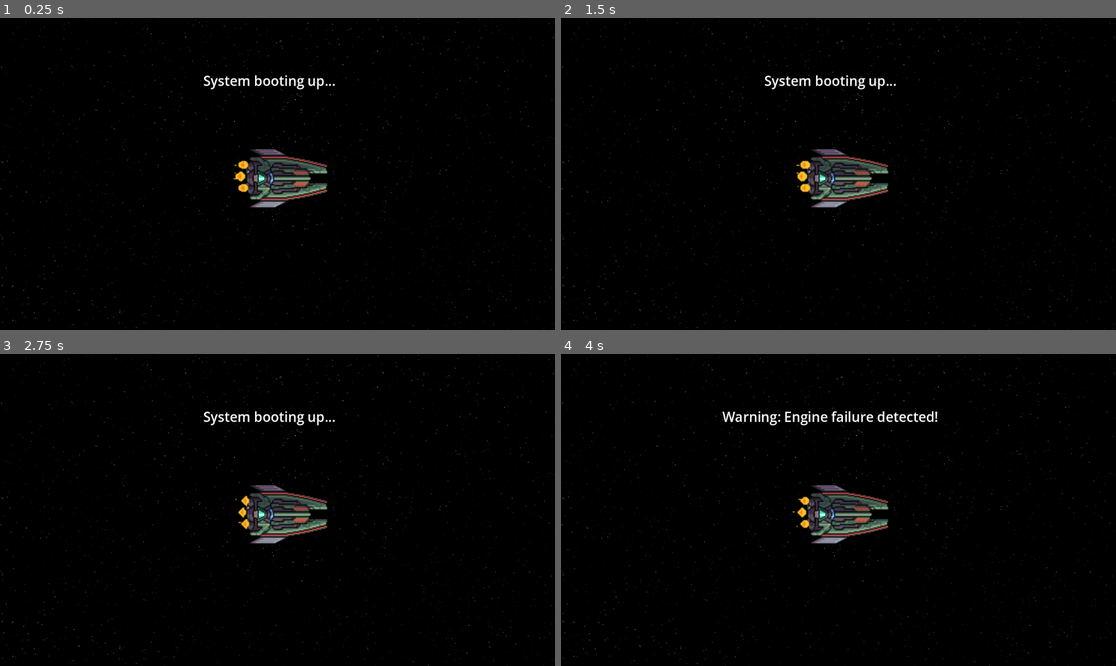
Above: before the commit, frames 1-4 (two rows, left to right).
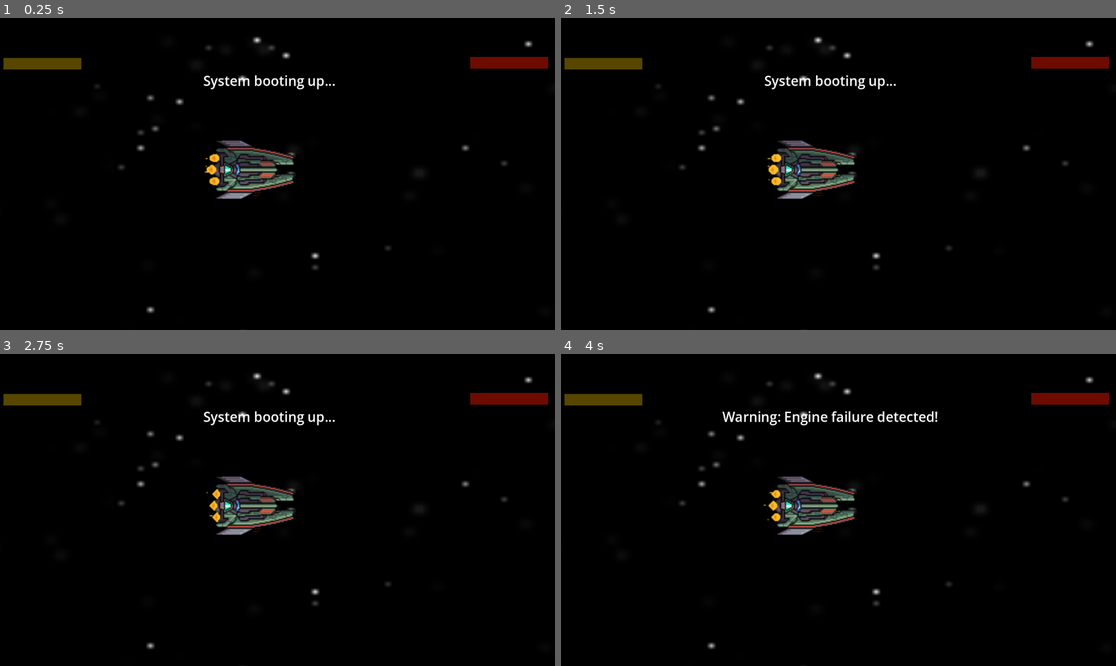
Above: after the commit, the same moments.

Repository: KalinduSE/-Final-Orbit
Game: Godot game, scene res://Scenes/space.tscn
The game is run twice, just before and just after one commit, with the same random seed, the same clock (stepped at 60 frames per second) and the same inputs.
Inputs:
- Up to frame 1 (0.25 s): no input
- Up to frame 2 (1.5 s): tap Enter (ui_accept) at 0.5, 0.77 s; hold Right (ui_right) from 0.53 s (still down)
- Up to frame 3 (2.75 s): tap Enter (ui_accept) at 1.52, 2 s; release Right (ui_right) at 2.03 s; hold Left (ui_left) from 2.03 s (still down)
- Up to frame 4 (4 s): release Left (ui_left) at 2.78 s; hold Right (ui_right) from 2.78 s (still down); tap Enter (ui_accept) at 3.02, 3.77 s

The runs differ from the first frame. In frame 1, 4.5% of the frame differs, in the area x 0-100%, y 0-100%; in frame 2, 4.5%; in frame 3, 4.5%; in frame 4, 4.5%.

Commit message:
Programmed Save The Friend button

Diff:
--- /dev/null
+++ b/final-orbit/Assets/Health Bar/health_bar.gd
@@ -0,0 +1,17 @@
+extends TextureProgressBar
+
+
+@export var character: CharacterBody2D
+
+#@onready var health: Health = character.get_node("Health")
+@onready var health: Health = character.find_children("*", "Health")[0]
+
+
+func _ready() -> void:
+	max_value = health.max_health
+	value = health.health
+	health.health_changed.connect(_update_bar)
+
+
+func _update_bar(_diff: int) -> void:
+	value = health.get_health()
--- /dev/null
+++ b/final-orbit/Assets/Health Bar/health_bar.tscn
@@ -0,0 +1,27 @@
+[gd_scene load_steps=6 format=3 uid="uid://nfmm2esbqed0"]
+
+[ext_resource type="Texture2D" uid="uid://cjxaykaoow7wl" path="res://ui/health_bar.png" id="1_r6xie"]
+[ext_resource type="Script" path="res://ui/health_bar.gd" id="2_w4hkd"]
+
+[sub_resource type="AtlasTexture" id="AtlasTexture_qq3mi"]
+atlas = ExtResource("1_r6xie")
+region = Rect2(0, 24, 72, 24)
+
+[sub_resource type="AtlasTexture" id="AtlasTexture_sql6t"]
+atlas = ExtResource("1_r6xie")
+region = Rect2(0, 0, 0, 24)
+
+[sub_resource type="AtlasTexture" id="AtlasTexture_kfbb5"]
+atlas = ExtResource("1_r6xie")
+region = Rect2(0, 48, 0, 24)
+
+[node name="HealthBar" type="TextureProgressBar"]
+anchors_preset = 15
+anchor_right = 1.0
+anchor_bottom = 1.0
+grow_horizontal = 2
+grow_vertical = 2
+texture_under = SubResource("AtlasTexture_qq3mi")
+texture_over = SubResource("AtlasTexture_sql6t")
+texture_progress = SubResource("AtlasTexture_kfbb5")
+script = ExtResource("2_w4hkd")
--- a/final-orbit/Scenes/space.gd
+++ b/final-orbit/Scenes/space.gd
@@ -1,14 +1,34 @@
 extends Node2D
 
 @onready var player: CharacterBody2D = $player
-@onready var input_blocker =$UI/InputBlocker
+@onready var input_blocker = $UI/InputBlocker
 @onready var choice_screen = $UI/ChoiceScreen
-@onready var dialogue_label: Label =$UI/DialogueLabel
+@onready var dialogue_label: Label = $UI/DialogueLabel
 @onready var timer_label: Label = $UI/TimerLabel
-@onready var decision_timer: Timer =$UI/DecisionTimer
+@onready var decision_timer: Timer = $UI/DecisionTimer
 
+@onready var fuel_bar = $CanvasLayer/FuelBar
+@onready var health_bar = $CanvasLayer/HealthBar
+
+# Fuel & health
+var max_fuel = 100
+var max_health = 100
+var current_fuel = 100
+var current_health = 100
+
+var turning_back = false
+
+# Timer / choice
 var time_left = 10
 var choice_made = false
+
+# Turning / rotation
+var fuel_drain_duration = 2.0
+var fuel_drain_total = max_fuel * 0.15
+var fuel_drain_timer = 0.0
+var rotating_back = false
+var target_angle = 0.0
+var rotation_done = false
 
 func _ready() -> void:
 	player.is_disabled = true
@@ -30,8 +50,15 @@
 	decision_timer.connect("timeout", Callable(self, "_on_timer_tick"))
 	decision_timer.start()
 
-	choice_screen.get_node("%Save your friend").connect("pressed", Callable(self, "_on_save_your_friend_pressed"))
-	choice_screen.get_node("%Save the Earth").connect("pressed", Callable(self, "_on_save_the_earth_pressed"))
+	choice_screen.get_node("SaveYourFriend").connect("pressed", Callable(self, "_on_save_your_friend_pressed"))
+	choice_screen.get_node("SaveTheEarth").connect("pressed", Callable(self, "_on_save_the_earth_pressed"))
+
+	fuel_bar.max_value = max_fuel
+	health_bar.max_value = max_health
+
+	fuel_bar.value = current_fuel
+	health_bar.value = current_health
+
 
 func _on_timer_tick() -> void:
 	time_left -= 1
@@ -44,11 +71,26 @@
 		print("Time's up! Game Over.")
 		_fail_game()
 
+
 func _on_save_your_friend_pressed() -> void:
+	if rotation_done:
+		return  # prevent multiple rotations
+
 	choice_made = true
-	decision_timer.stop()
+	fuel_drain_timer = 0.0
 	print("Save your friend pressed")
-	# Add your save friend logic here
+
+	# Set target rotation 180° from current rotation
+	target_angle = player.rotation + deg_to_rad(180)
+	turning_back = true
+	rotating_back = true
+	rotation_done = true  # ensures rotation happens only once
+
+	# Reduce fuel by half immediately
+	current_fuel /= 2
+	fuel_bar.value = current_fuel
+	print("Save your friend pressed - ship will rotate 180° and fuel reduced.")
+
 
 func _on_save_the_earth_pressed() -> void:
 	choice_made = true
@@ -56,6 +98,23 @@
 	print("Save the Earth pressed")
 	# Add your save the Earth logic here
 
+
 func _fail_game() -> void:
 	print("Game Over logic triggered.")
 	# Add your game-over handling here (e.g., go to game over scene)
+
+
+func _process(delta):
+	if turning_back:
+		fuel_drain_timer += delta
+		var progress = fuel_drain_timer / fuel_drain_duration
+		if progress >= 1.0:
+			progress = 1.0
+			turning_back = false
+
+		# Rotate player smoothly (0° to 90°)
+		$player.rotation = deg_to_rad(180) * progress
+
+		# Reduce fuel slowly up to 15%
+		current_fuel = max_fuel - fuel_drain_total * progress
+		fuel_bar.value = current_fuel
--- a/final-orbit/Scenes/space.tscn
+++ b/final-orbit/Scenes/space.tscn
@@ -65,18 +65,23 @@
 [sub_resource type="RectangleShape2D" id="RectangleShape2D_va77k"]
 size = Vector2(1152, 20)
 
-[sub_resource type="GDScript" id="GDScript_kqa63"]
-script/source = "extends Button
-"
+[sub_resource type="StyleBoxFlat" id="StyleBoxFlat_kqa63"]
 
-[node name="Space" type="Node2D" node_paths=PackedStringArray("player")]
+[sub_resource type="StyleBoxFlat" id="StyleBoxFlat_0b4c6"]
+bg_color = Color(0.34156835, 0.27470312, 0, 1)
+
+[sub_resource type="StyleBoxFlat" id="StyleBoxFlat_sg02i"]
+
+[sub_resource type="StyleBoxFlat" id="StyleBoxFlat_4qykp"]
+bg_color = Color(0.43110743, 0.042076625, 0, 1)
+
+[node name="Space" type="Node2D"]
 script = ExtResource("1_uqc4w")
-player = NodePath("player")
 metadata/_edit_horizontal_guides_ = [39.0]
 
 [node name="background" type="Sprite2D" parent="."]
-position = Vector2(625, 175.5)
-scale = Vector2(1.2324219, 1.1103516)
+position = Vector2(599, 170.00002)
+scale = Vector2(10.058, 8)
 texture = ExtResource("1_p3ued")
 
 [node name="Spaceman" type="AnimatedSprite2D" parent="."]
@@ -91,7 +96,7 @@
 format = 2
 
 [node name="player" parent="." instance=ExtResource("1_0ll74")]
-position = Vector2(109, 15)
+position = Vector2(513, 315)
 
 [node name="Invisiblewall" type="TileMap" parent="."]
 visible = false
@@ -133,7 +138,7 @@
 offset_right = 580.0
 offset_bottom = 476.0
 
-[node name="Save your friend" type="Button" parent="UI/ChoiceScreen"]
+[node name="SaveYourFriend" type="Button" parent="UI/ChoiceScreen"]
 layout_mode = 0
 offset_left = -264.0
 offset_top = 44.0
@@ -141,9 +146,8 @@
 offset_bottom = 75.0
 scale = Vector2(2, 2)
 text = "Save Yoiur Friend"
-script = SubResource("GDScript_kqa63")
 
-[node name="Save the Earth" type="Button" parent="UI/ChoiceScreen"]
+[node name="SaveTheEarth" type="Button" parent="UI/ChoiceScreen"]
 layout_mode = 0
 offset_left = 155.0
 offset_top = 44.0
@@ -155,6 +159,7 @@
 [node name="InputBlocker" type="Control" parent="UI"]
 visible = false
 layout_mode = 3
+anchors_preset = 9
 anchor_bottom = 1.0
 offset_right = 40.0
 offset_bottom = 40.0
@@ -164,3 +169,30 @@
 [node name="TimerLabel" type="Label" parent="UI"]
 offset_right = 40.0
 offset_bottom = 23.0
+
+[node name="CanvasLayer" type="CanvasLayer" parent="."]
+
+[node name="FuelBar" type="ProgressBar" parent="CanvasLayer"]
+offset_left = 7.0
+offset_top = 107.00001
+offset_right = 11.0
+offset_bottom = 134.0
+rotation = -1.5707964
+scale = Vector2(6, 6)
+theme_override_styles/background = SubResource("StyleBoxFlat_kqa63")
+theme_override_styles/fill = SubResource("StyleBoxFlat_0b4c6")
+value = 100.0
+fill_mode = 2
+show_percentage = false
+
+[node name="HealthBar" type="ProgressBar" parent="CanvasLayer"]
+offset_left = 1138.0
+offset_top = 81.0
+offset_right = 1142.0
+offset_bottom = 108.0
+rotation = 1.5707964
+scale = Vector2(6, 6)
+theme_override_styles/background = SubResource("StyleBoxFlat_sg02i")
+theme_override_styles/fill = SubResource("StyleBoxFlat_4qykp")
+value = 100.0
+show_percentage = false
--- a/final-orbit/player.tscn
+++ b/final-orbit/player.tscn
@@ -76,18 +76,15 @@
 script = ExtResource("1_onrkg")
 
 [node name="CollisionShape2D" type="CollisionShape2D" parent="."]
-position = Vector2(474, 317)
 rotation = 1.5707964
 shape = SubResource("CapsuleShape2D_sh265")
 
 [node name="NairanBattlecruiserBase" type="Sprite2D" parent="."]
-position = Vector2(474, 318)
 rotation = 1.5707964
 scale = Vector2(2, 2)
 texture = ExtResource("2_i3pqv")
 
 [node name="AnimatedSprite2D" type="AnimatedSprite2D" parent="."]
-position = Vector2(464, 314)
 rotation = 1.5707964
 scale = Vector2(2, 2)
 sprite_frames = SubResource("SpriteFrames_urp6f")
Not shown, added: final-orbit/Assets/Health Bar/health_bar.gd.uid
Binary file added: final-orbit/Assets/Health Bar/health_bar.png
Not shown, added: final-orbit/Assets/Health Bar/health_bar.png.import
Not shown: 1 places in final-orbit/Scenes/space.tscn that only renumber resources
